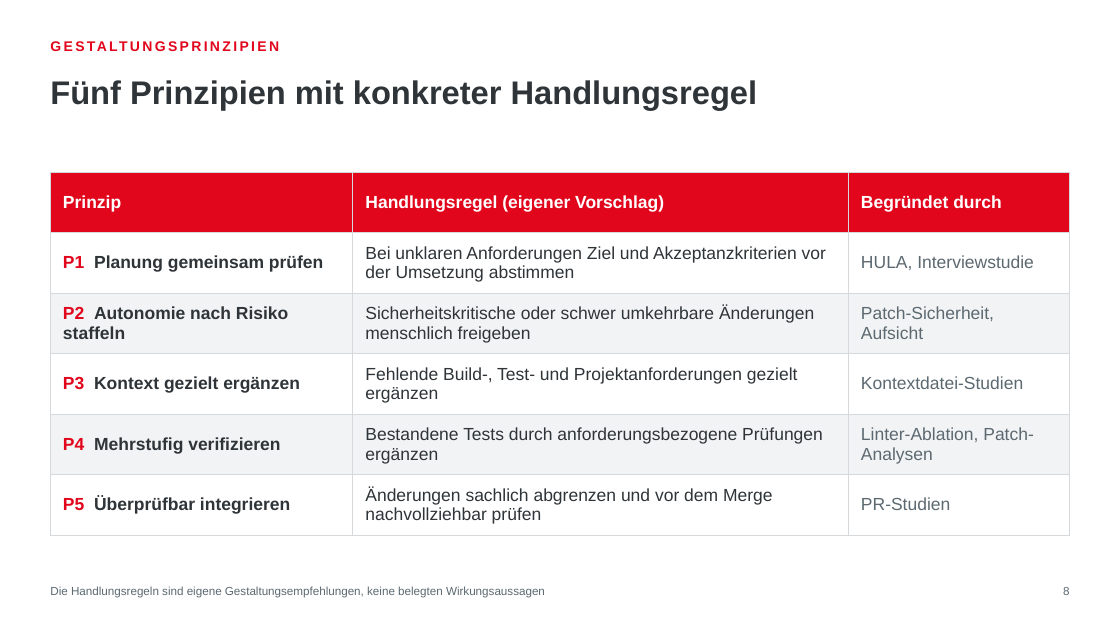
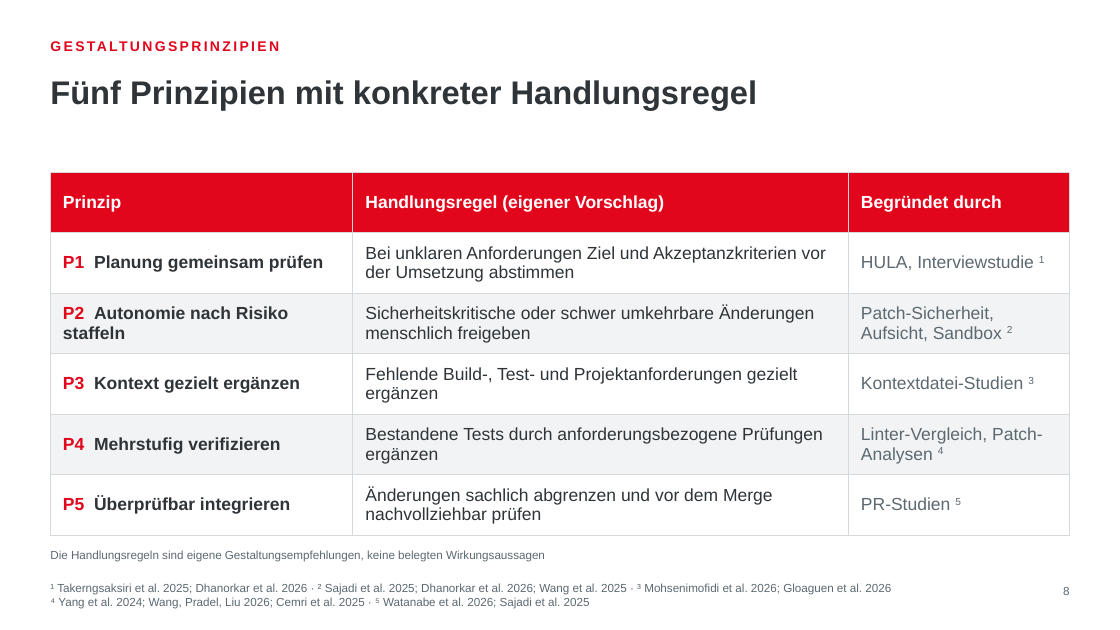
Before and after one commit to Spaculea/neue_konzepte_informatik_abgabe, a slide deck: slide 8 of CODEX/praesentation/KI-Coding-Agenten_Praesentation.pptx. Drawn at 1120x630 pixels with LibreOffice and Linux fonts; fonts in the diff are those of the drawing; background and template pictures are left out. Boxes give left, top, right and bottom in pixels: in the first picture for what was removed or moved away, otherwise in the second. Text is boxed around its words. In the diff, an @@ line names an element or a change of style, - is before the commit and + after.

```diff
--- a/CODEX/praesentation/KI-Coding-Agenten_Praesentation.pptx
+++ b/CODEX/praesentation/KI-Coding-Agenten_Praesentation.pptx
@@ table at [50,172,1070,535] @@
-row 2, column 3: HULA, Interviewstudie
+row 2, column 3: HULA, Interviewstudie 1
-row 3, column 3: Patch-Sicherheit, Aufsicht
+row 3, column 3: Patch-Sicherheit, Aufsicht, Sandbox 2
-row 4, column 3: Kontextdatei-Studien
+row 4, column 3: Kontextdatei-Studien 3
-row 5, column 3: Linter-Ablation, Patch-Analysen
+row 5, column 3: Linter-Vergleich, Patch-Analysen 4
-row 6, column 3: PR-Studien
+row 6, column 3: PR-Studien 5
@@ text "Die Handlungsregeln sind eigene Gestaltungsempfehlungen, ...": place and size @@
-text "Die Handlungsregeln sind eigene Gestaltungsempfehlungen, ..." at [50,586,545,598]
+text "Die Handlungsregeln sind eigene Gestaltungsempfehlungen, ..." at [50,550,545,562]
@@ text added at [50,583,891,609], 10 pt, text #5C6971 @@
+¹ Takerngsaksiri et al. 2025; Dhanorkar et al. 2026 · ² Sajadi et al. 2025; Dhanorkar et al. 2026; Wang et al. 2025 · ³ Mohsenimofidi et al. 2026; Gloaguen et al. 2026
+⁴ Yang et al. 2024; Wang, Pradel, Liu 2026; Cemri et al. 2025 · ⁵ Watanabe et al. 2026; Sajadi et al. 2025
```
Also in this commit, not shown: 4 other slides changed.
